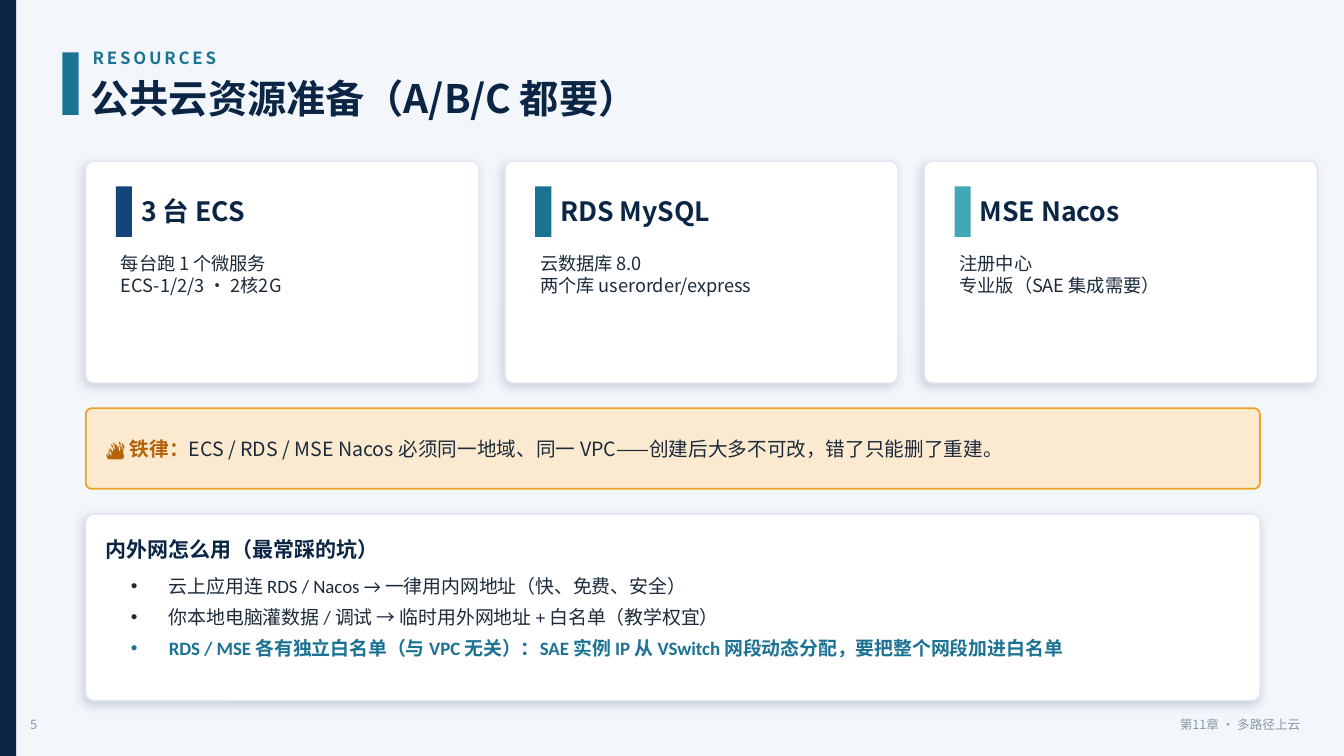
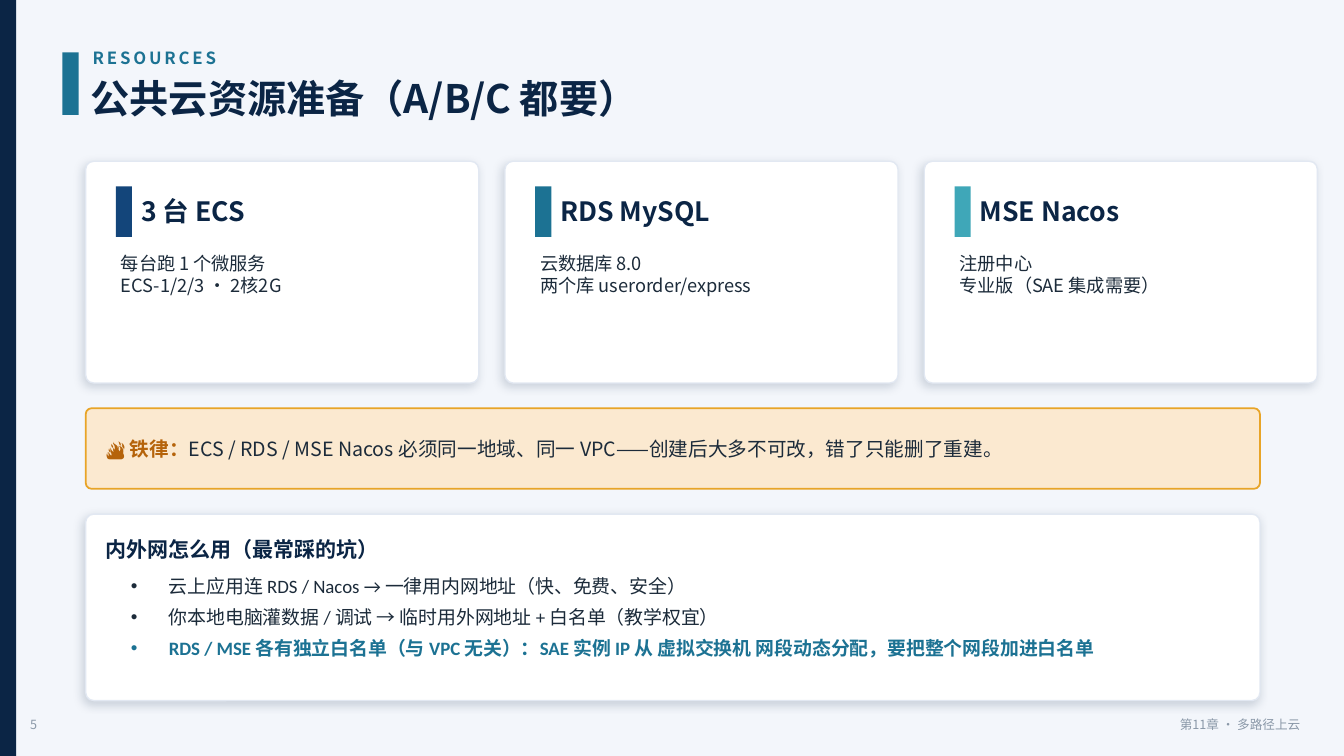
Before and after one commit to coffeeliuwei/cloudnativeapp, a slide deck: slide 6 of deck/第11章-上云部署-课件.pptx. Drawn at 1344x756 pixels with LibreOffice and Linux fonts; fonts in the diff are those of the drawing. Boxes give left, top, right and bottom in pixels: in the first picture for what was removed or moved away, otherwise in the second. Text is boxed around its words. In the diff, an @@ line names an element or a change of style, - is before the commit and + after.

```diff
--- a/deck/第11章-上云部署-课件.pptx
+++ b/deck/第11章-上云部署-课件.pptx
@@ text at (x1=169, y1=638, x2=1094, y2=658): text changed @@
-• RDS / MSE 各有独立白名单（与 VPC 无关）：SAE 实例 IP 从 VSwitch 网段动态分配，要把整个网段加进白名单
+• RDS / MSE 各有独立白名单（与 VPC 无关）：SAE 实例 IP 从 虚拟交换机 网段动态分配，要把整个网段加进白名单
```
Also in this commit, not shown: 16 other slides changed, 3 other files.
